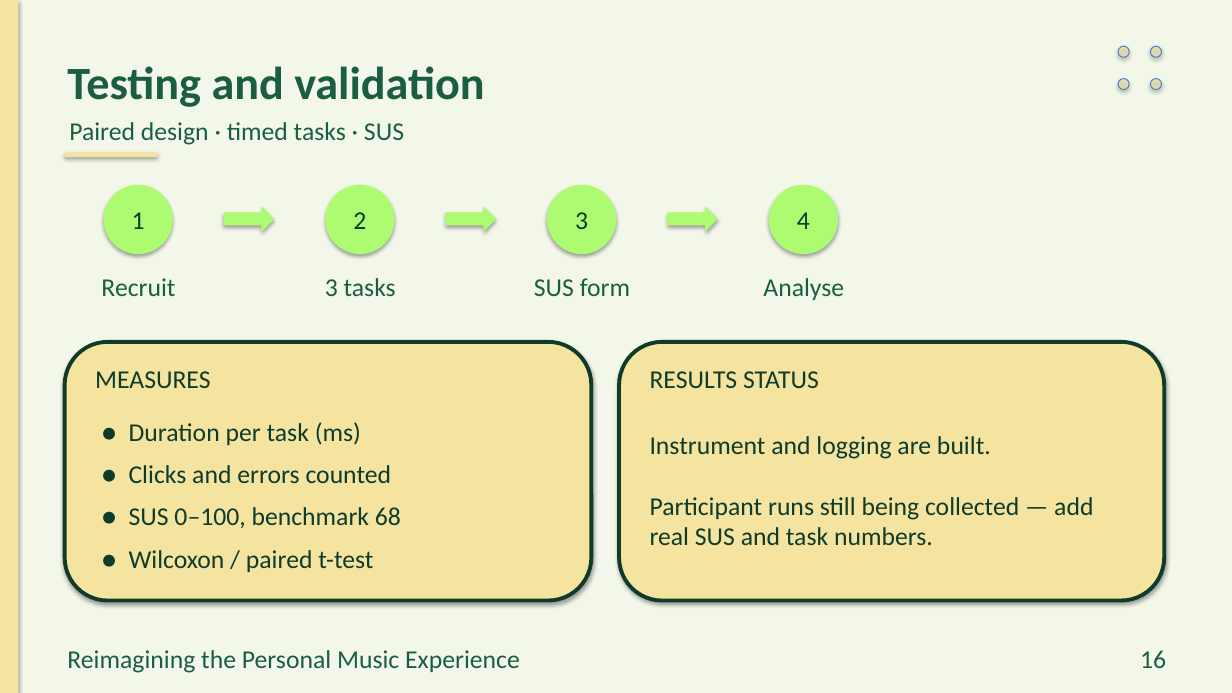
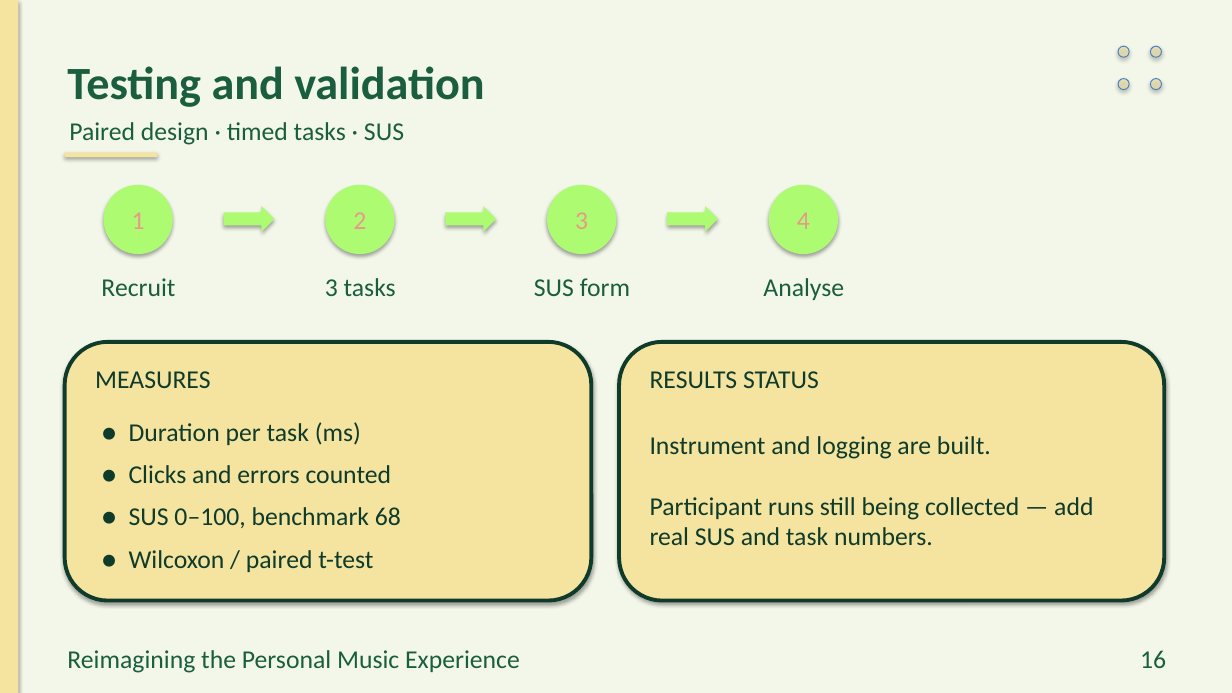
Before and after one commit to preet-kamdar/design-thinking-sem3, a slide deck: slide 16 of docs/Presentation.pptx. Drawn at 1232x693 pixels with LibreOffice and Linux fonts; fonts in the diff are those of the drawing. Boxes give left, top, right and bottom in pixels: in the first picture for what was removed or moved away, otherwise in the second. Text is boxed around its words. In the diff, an @@ line names an element or a change of style, - is before the commit and + after.

Commit message:
Use hypothesis-box red for slide 16 step numbers

```diff
--- a/docs/Presentation.pptx
+++ b/docs/Presentation.pptx
@@ text colour #0E3B2A to #E89A8A in 4 elements at bbox=[132, 212, 145, 229], bbox=[353, 212, 366, 229], bbox=[575, 212, 588, 229], bbox=[797, 212, 810, 229] @@
```
Also in this commit, not shown: 1 other file.
